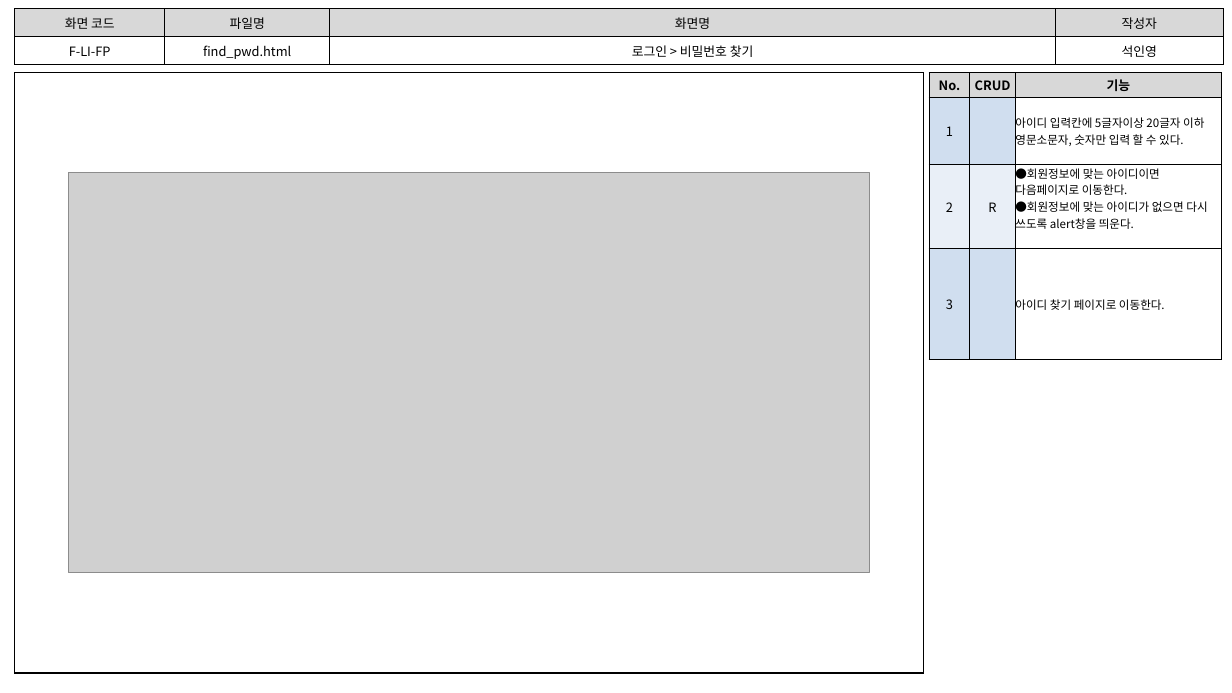
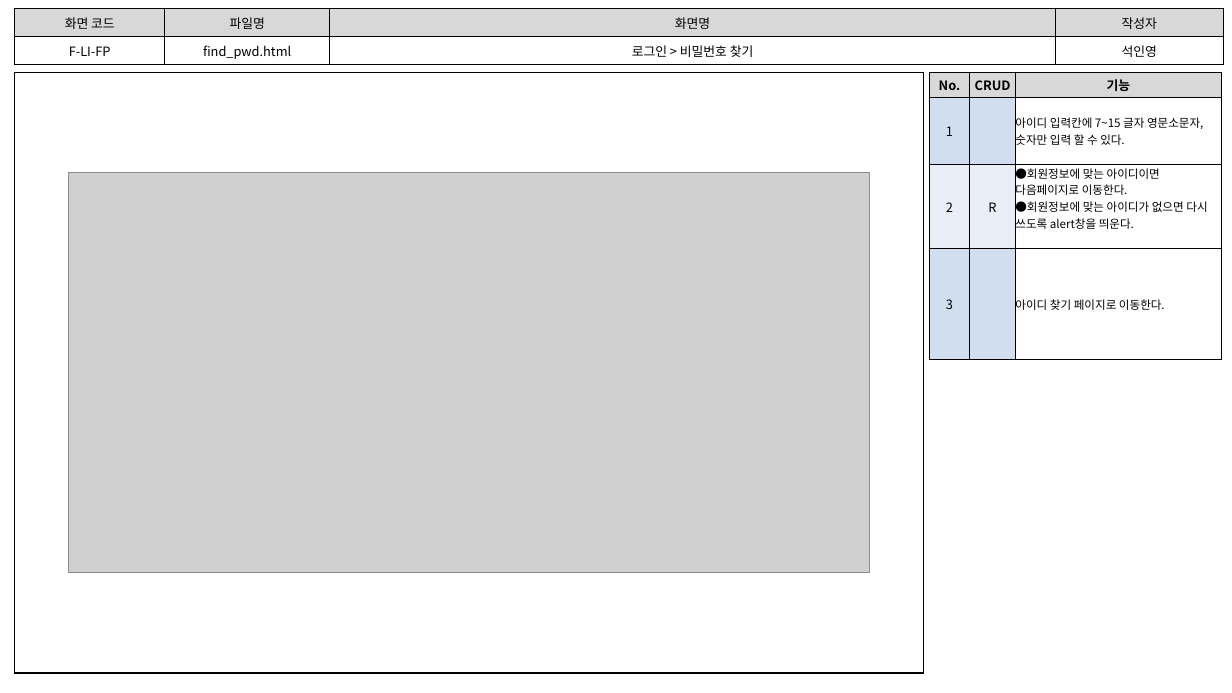
Before and after one commit to index506/cosmo6th_3thGroup, a slide deck: slide 8 of Text/02.화면설계도/3th_Project_화면 설계도(인영).pptx. Drawn at 1232x693 pixels with LibreOffice and Linux fonts; fonts in the diff are those of the drawing; grey boxes stand for pictures. Boxes give left, top, right and bottom in pixels: in the first picture for what was removed or moved away, otherwise in the second. Text is boxed around its words. In the diff, an @@ line names an element or a change of style, - is before the commit and + after.

```diff
--- a/Text/02.화면설계도/3th_Project_화면 설계도(인영).pptx
+++ b/Text/02.화면설계도/3th_Project_화면 설계도(인영).pptx
@@ table at [930,73,1223,376] @@
-row 2, column 3: 아이디 입력칸에 5글자이상 20글자 이하 영문소문자, 숫자만 입력 할 수 있다.
+row 2, column 3: 아이디 입력칸에 7~15 글자 영문소문자, 숫자만 입력 할 수 있다.
```
Also in this commit, not shown: 6 other slides changed, 2 other files.
